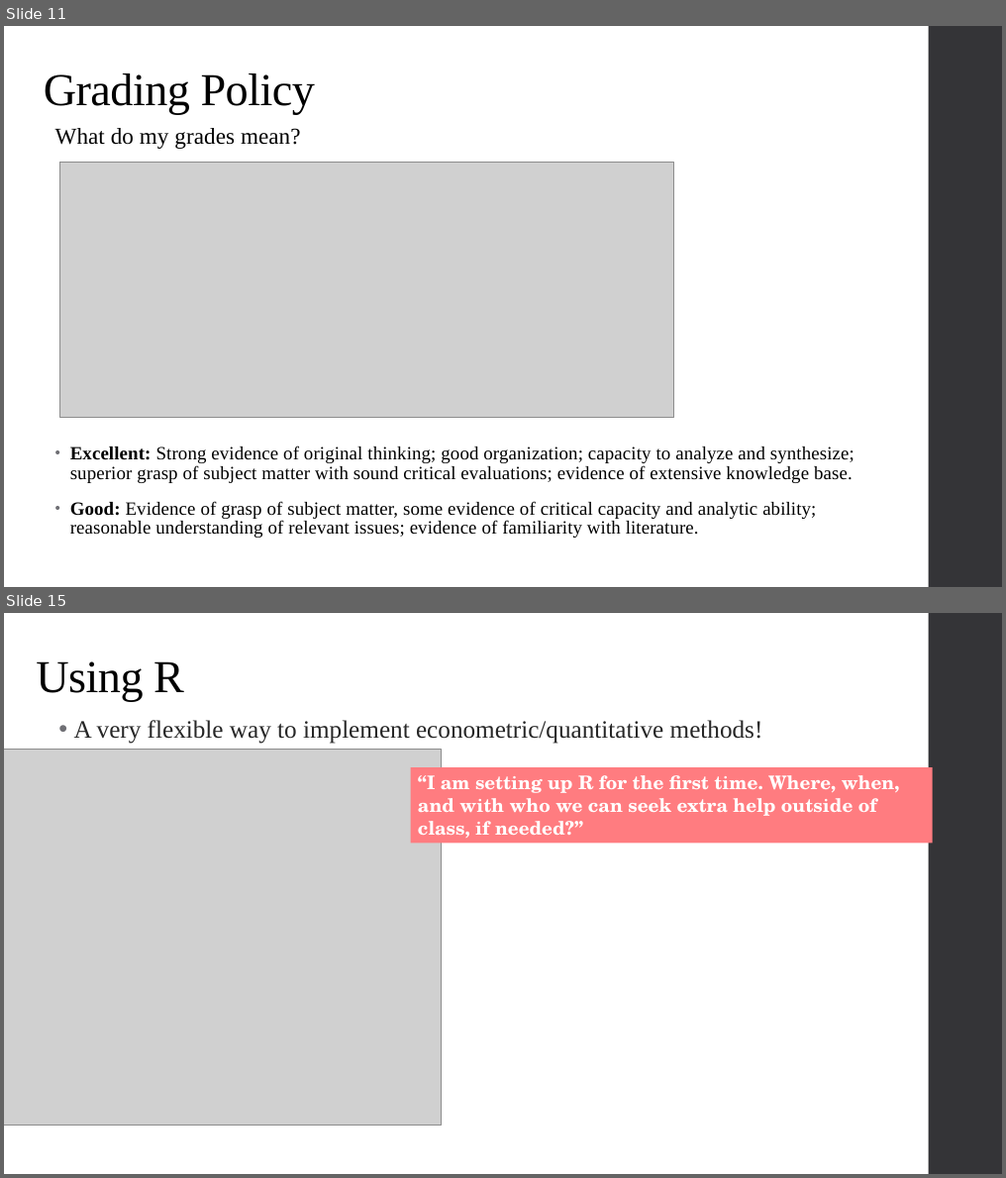
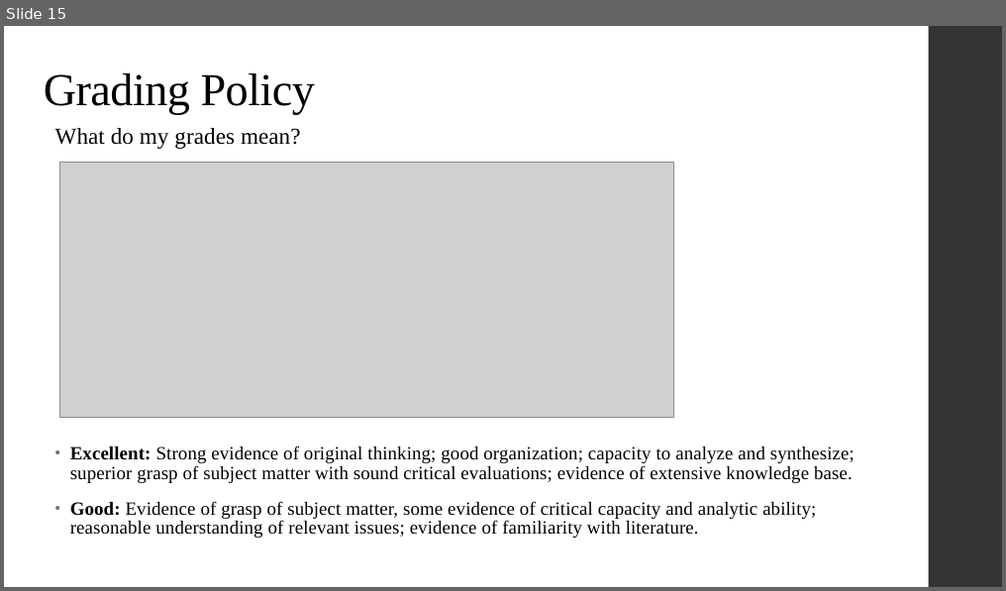
Before and after one commit to alex-hoagland/HAD5744, a slide deck: Lecture01_Introduction/Lecture1_Frameworks.pptx. Shown one above the other, each under a label of ours: slides 11 and 15 before the commit, slide 15 after it; the slides between them are not shown. The pictures are 1006x1178 and 1006x591 pixels, drawn with LibreOffice and Linux fonts; fonts in the diff are those of the drawing; grey boxes stand for pictures. Boxes give left, top, right and bottom in pixels: in the first picture for what was removed or moved away, otherwise in the second. Text is boxed around its words. In the diff, an @@ line names an element or a change of style, - is before the commit and + after.

```diff
--- a/Lecture01_Introduction/Lecture1_Frameworks.pptx
+++ b/Lecture01_Introduction/Lecture1_Frameworks.pptx
@@ slide 15 removed at (x1=4, y1=613, x2=1002, y2=1174), background #FFFFFF; not listed: 1 template element that a slide beside it also shows @@
@@ text removed at (x1=36, y1=662, x2=184, y2=702) @@
-Using R
@@ text removed at (x1=74, y1=720, x2=763, y2=744) @@
-  • A very flexible way to implement econometric/quantitative methods!
@@ picture removed at (x1=4, y1=750, x2=442, y2=1125) @@
@@ rectangle removed at (x1=411, y1=767, x2=933, y2=843) @@
-“I am setting up R for the first time. Where, when, and with who we can seek extra help outside of class, if needed?”
@@ what was slide 11 is now slide 15 @@
```
Also in this commit, not shown: 15 slides changed, 9 slides added, 3 other slides removed, 1 other file.
